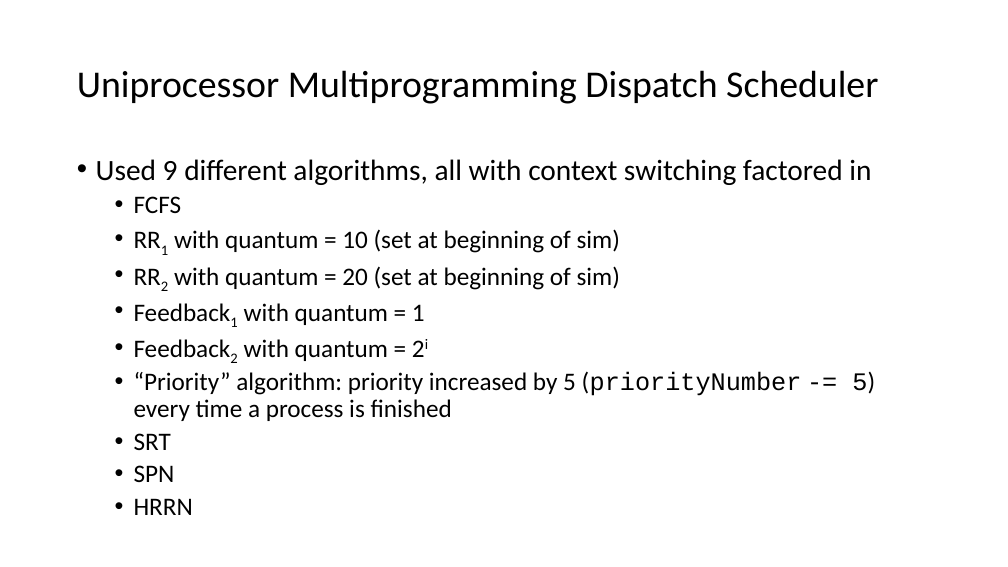
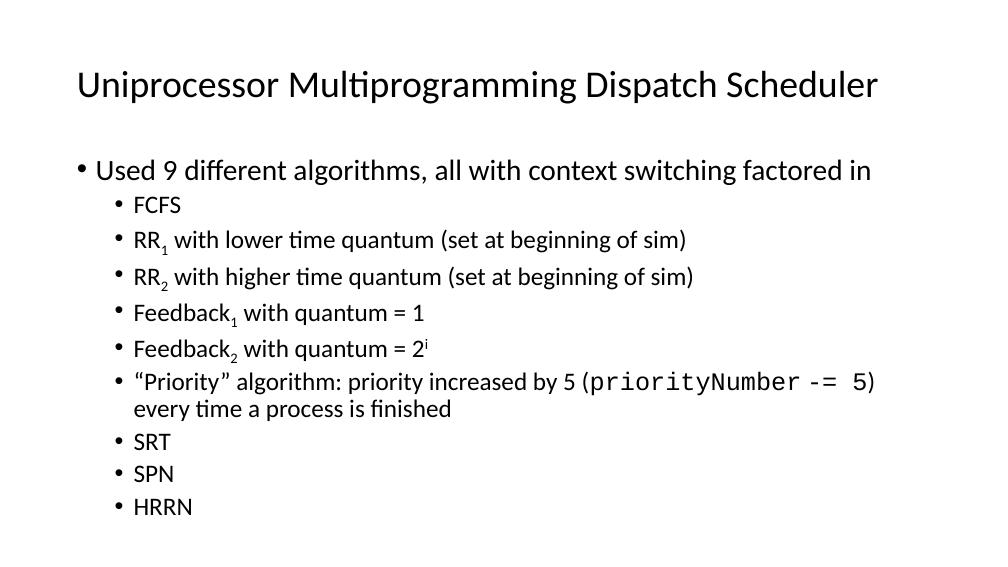
Before and after one commit to hgamiel/cpu-scheduler-sim, a slide deck: slide 3 of OS_presentation.pptx. Drawn at 1008x567 pixels with LibreOffice and Linux fonts; fonts in the diff are those of the drawing. Boxes give left, top, right and bottom in pixels: in the first picture for what was removed or moved away, otherwise in the second. Text is boxed around its words. In the diff, an @@ line names an element or a change of style, - is before the commit and + after.

Commit message:
Edited text

```diff
--- a/OS_presentation.pptx
+++ b/OS_presentation.pptx
@@ text at (174, 229, 694, 290): text changed @@
-  • RR1 with quantum = 10 (set at beginning of sim)
-  • RR2 with quantum = 20 (set at beginning of sim)
+  • RR1 with lower time quantum (set at beginning of sim)
+  • RR2 with higher time quantum (set at beginning of sim)
```
